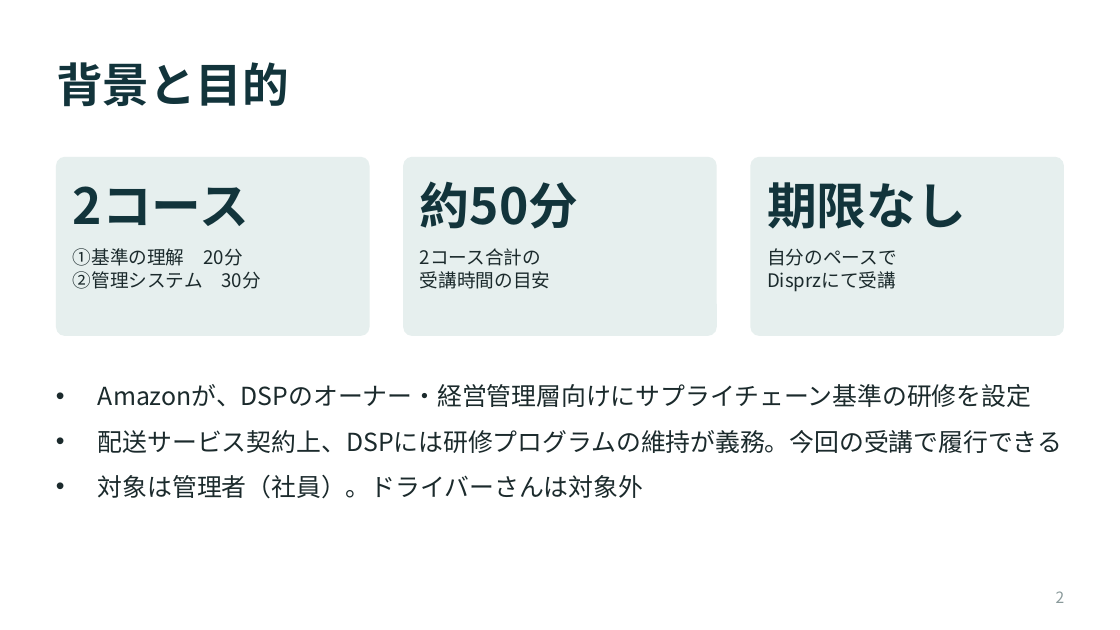
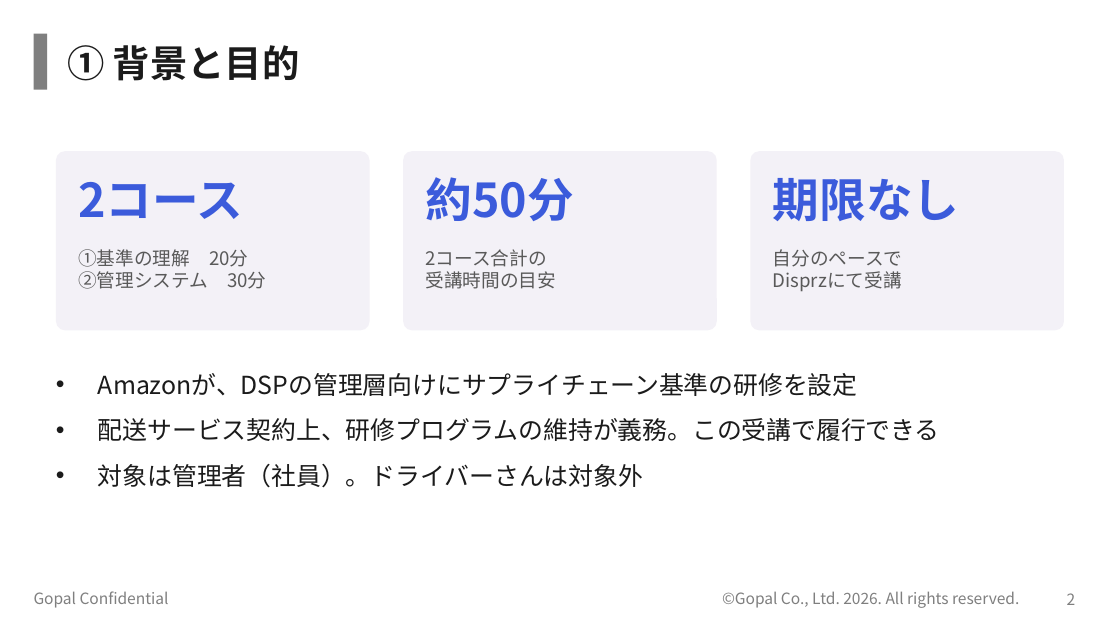
Before and after one commit to kagayugopal-eng/tamu, a slide deck: slide 2 of サプライチェーン基準_受講の進め方.pptx. Drawn at 1120x630 pixels with LibreOffice and Linux fonts; fonts in the diff are those of the drawing; background and template pictures are left out. Boxes give left, top, right and bottom in pixels: in the first picture for what was removed or moved away, otherwise in the second. Text is boxed around its words. In the diff, an @@ line names an element or a change of style, - is before the commit and + after.

```diff
--- a/サプライチェーン基準_受講の進め方.pptx
+++ b/サプライチェーン基準_受講の進め方.pptx
@@ rectangle added at bbox=[34, 34, 47, 90], fill #7F7F7F @@
@@ title at bbox=[67, 45, 300, 81]: text changed; size 30 to 24 pt; text colour #12343B to #1B1B1B @@
-背景と目的
+① 背景と目的
@@ 3 rounded rectangles: place and size @@
-3 rounded rectangles at bbox=[56, 157, 1064, 336]
+3 rounded rectangles at bbox=[56, 151, 1064, 330]
@@ fill #E6EFEE to #F3F1F7 in 3 elements at bbox=[56, 151, 370, 330], bbox=[403, 151, 717, 330], bbox=[750, 151, 1064, 330] @@
@@ size 32 to 30 pt, text colour #12343B to #3B5BDB in 3 elements at bbox=[78, 182, 243, 219], bbox=[426, 177, 574, 221], bbox=[773, 178, 960, 221] @@
@@ text colour #1B2A2C to #595959 in 3 elements at bbox=[78, 249, 266, 289], bbox=[426, 249, 557, 289], bbox=[773, 249, 903, 292] @@
@@ text "Amazonが、DSPの管理層向けにサプライチェーン基準の研修を設定": place and size @@
-text "Amazonが、DSPの管理層向けにサプライチェーン基準の研修を設定" at bbox=[98, 384, 1062, 499]
+text "Amazonが、DSPの管理層向けにサプライチェーン基準の研修を設定" at bbox=[98, 373, 940, 488]
@@ text at bbox=[98, 373, 940, 441]: text changed; text colour #1B2A2C to #1B1B1B @@
-• Amazonが、DSPのオーナー・経営管理層向けにサプライチェーン基準の研修を設定
-• 配送サービス契約上、DSPには研修プログラムの維持が義務。今回の受講で履行できる
+• Amazonが、DSPの管理層向けにサプライチェーン基準の研修を設定
+• 配送サービス契約上、研修プログラムの維持が義務。この受講で履行できる
@@ text at bbox=[98, 464, 643, 488]: text colour #1B2A2C to #1B1B1B in "対象は管理者（社員）。ドライバーさんは対象外" @@
@@ text added at bbox=[34, 591, 169, 608], 10 pt, text #7F7F7F @@
+Gopal Confidential
@@ text added at bbox=[722, 591, 1019, 608], 10 pt, text #7F7F7F @@
+©Gopal Co., Ltd. 2026. All rights reserved.
@@ page number: place and size @@
-page number at bbox=[1056, 591, 1065, 603]
+page number at bbox=[1067, 593, 1076, 605]
@@ page number at bbox=[1067, 593, 1076, 605]: text colour #8A9A9B to #7F7F7F @@
```
Also in this commit, not shown: 10 other slides changed.
